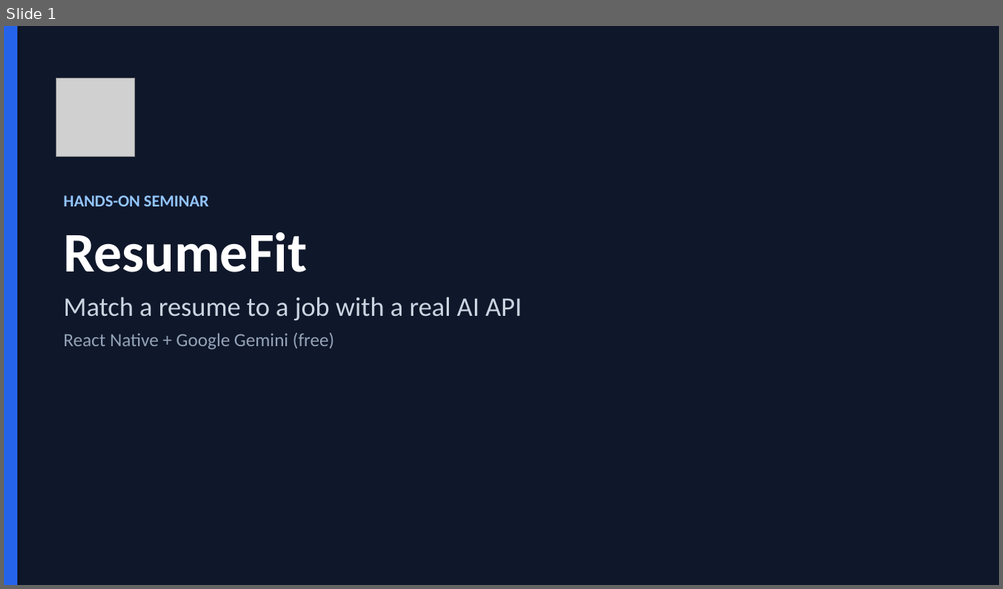
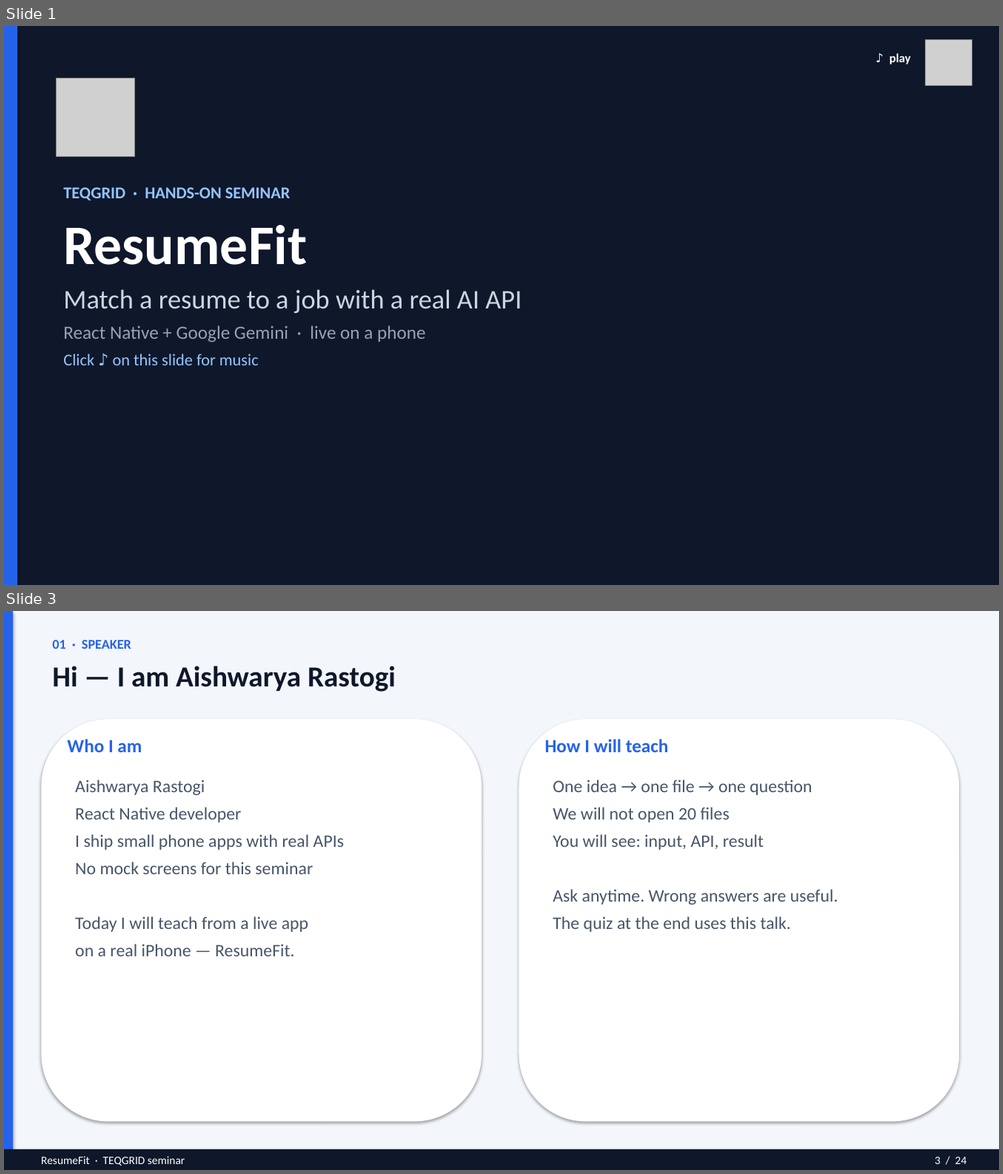
Before and after one commit to Aishwaryaofficial/resume-fit, a slide deck: ResumeFit-Seminar.pptx. Shown one above the other, each under a label of ours: slide 1 before the commit, slides 1 and 3 after it; the slides between them are not shown. The pictures are 1003x589 and 1003x1174 pixels, drawn with LibreOffice and Linux fonts; fonts in the diff are those of the drawing; grey boxes stand for pictures. Boxes give left, top, right and bottom in pixels: in the first picture for what was removed or moved away, otherwise in the second. Text is boxed around its words. In the diff, an @@ line names an element or a change of style, - is before the commit and + after.

```diff
--- a/ResumeFit-Seminar.pptx
+++ b/ResumeFit-Seminar.pptx
@@ slide 3 added at [4, 611, 999, 1170], background #FFFFFF @@
@@ rectangle added at [4, 611, 999, 1170], fill #F3F6FB @@
@@ rectangle added at [4, 611, 13, 1170], fill #2563EB @@
@@ text added at [52, 640, 131, 649], 13 pt, text #2563EB, bold @@
+01 · SPEAKER
@@ text added at [52, 666, 395, 692], 28 pt, text #0F172A, bold @@
+Hi — I am Aishwarya Rastogi
@@ rounded rectangle added at [41, 719, 481, 1122], fill #FFFFFF @@
@@ rounded rectangle added at [519, 719, 959, 1122], fill #FFFFFF @@
@@ text added at [67, 739, 142, 752], 18 pt, text #2563EB, bold @@
+Who I am
@@ text added at [545, 739, 669, 752], 18 pt, text #2563EB, bold @@
+How I will teach
@@ text added at [75, 780, 344, 957], 17 pt, text #475569 @@
+Aishwarya Rastogi
+React Native developer
+I ship small phone apps with real APIs
+No mock screens for this seminar
+Today I will teach from a live app
+on a real iPhone — ResumeFit.
@@ text added at [552, 780, 838, 932], 17 pt, text #475569 @@
+One idea → one file → one question
+We will not open 20 files
+You will see: input, API, result
+Ask anytime. Wrong answers are useful.
+The quiz at the end uses this talk.
@@ rectangle added at [4, 1150, 999, 1170], fill #0F172A @@
@@ text added at [41, 1156, 185, 1166], 11 pt, text #FFFFFF @@
+ResumeFit · TEQGRID seminar
@@ text added at [934, 1157, 967, 1165], 11 pt, text #FFFFFF @@
+3 / 24
@@ slide 1 changed as well @@
@@ picture added at [925, 39, 972, 86] @@
@@ text added at [889, 53, 910, 64], 12 pt, text #FFFFFF, bold @@
+♪ play
@@ text "TEQGRID · HANDS-ON SEMINAR": place and size @@
-text "TEQGRID · HANDS-ON SEMINAR" at [63, 195, 521, 350]
+text "TEQGRID · HANDS-ON SEMINAR" at [63, 187, 521, 366]
@@ text at [63, 187, 290, 201]: text changed @@
-HANDS-ON SEMINAR
+TEQGRID · HANDS-ON SEMINAR
@@ text at [63, 326, 425, 366]: text changed @@
-React Native + Google Gemini (free)
+React Native + Google Gemini · live on a phone
+Click ♪ on this slide for music
```
Also in this commit, not shown: 11 other slides changed, 11 other slides added, 14 slides removed, 3 other files.
